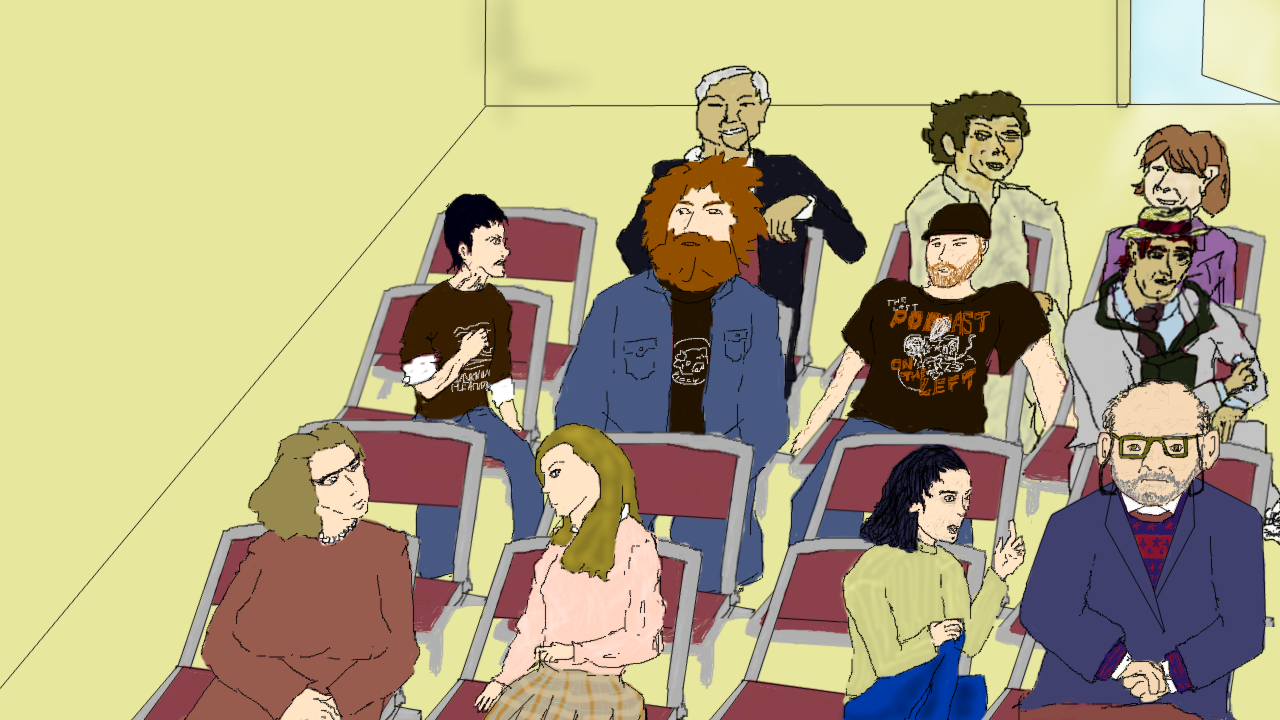
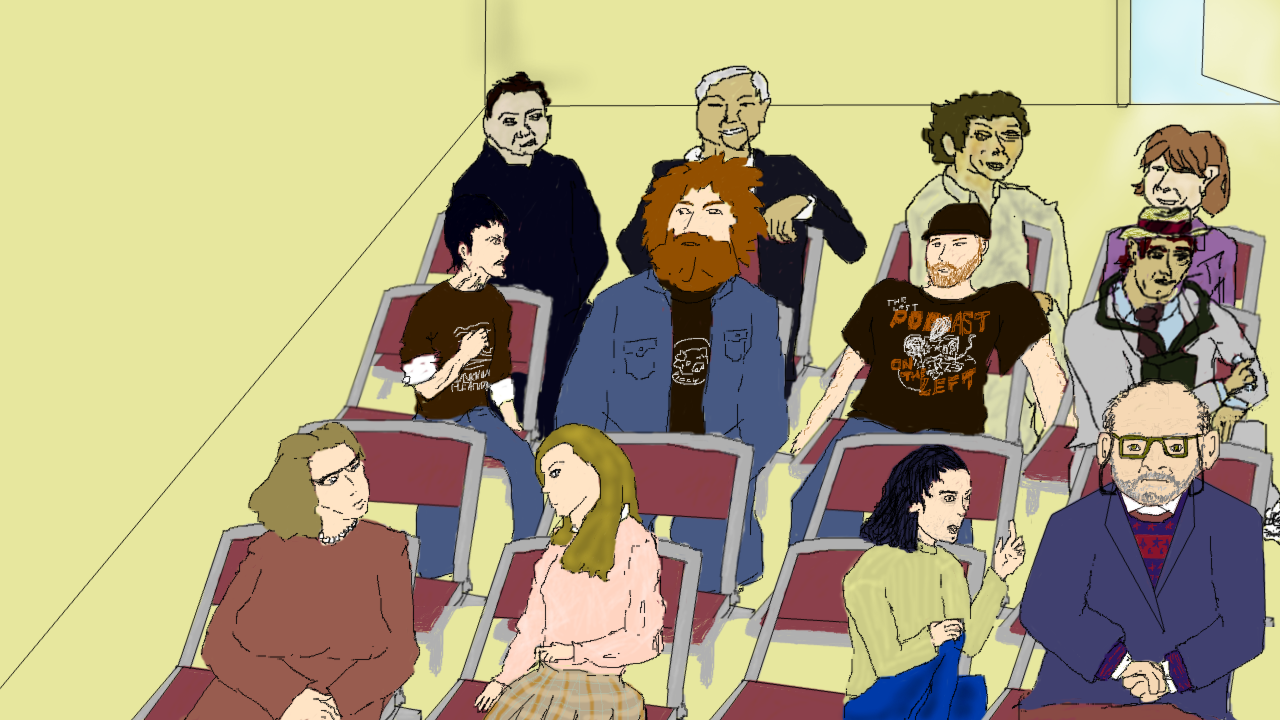
Layered file, before and after one edit (1280 × 720). Changes by layer:
added layer "angelo badlamenti lines" above "angelo badlamenti colors" over bbox(450, 71, 609, 324)
added layer "angelo badlamenti colors" above "row 4 seats" over bbox(447, 71, 610, 442)
